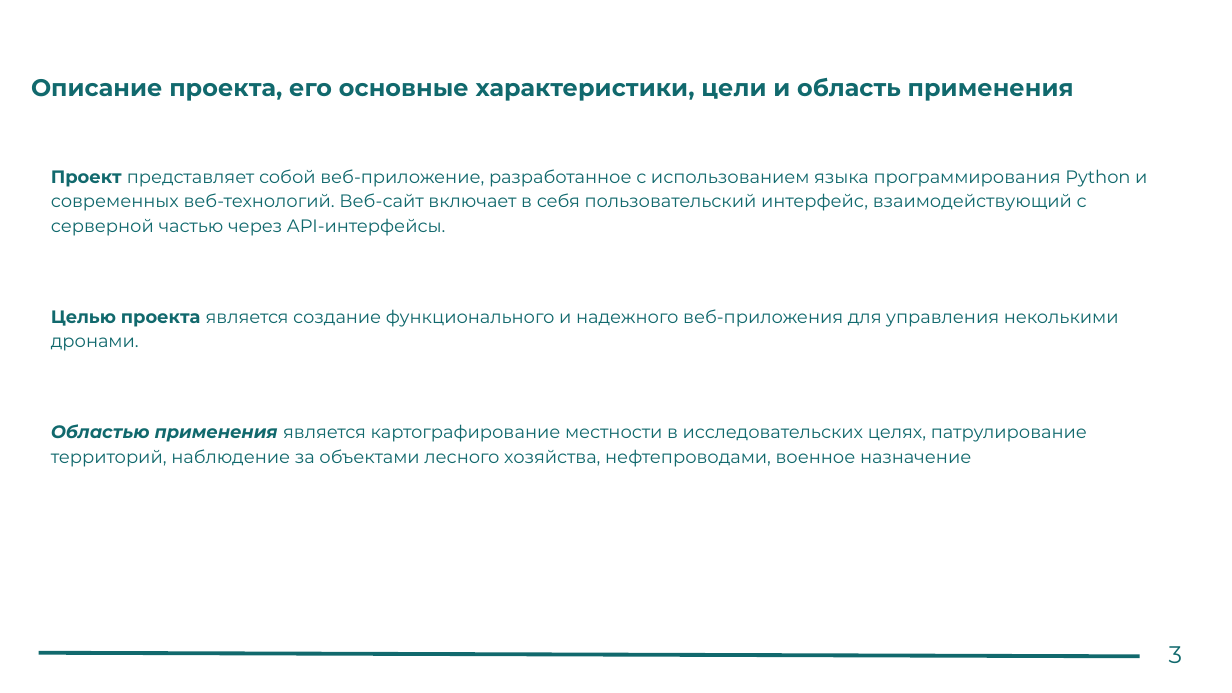
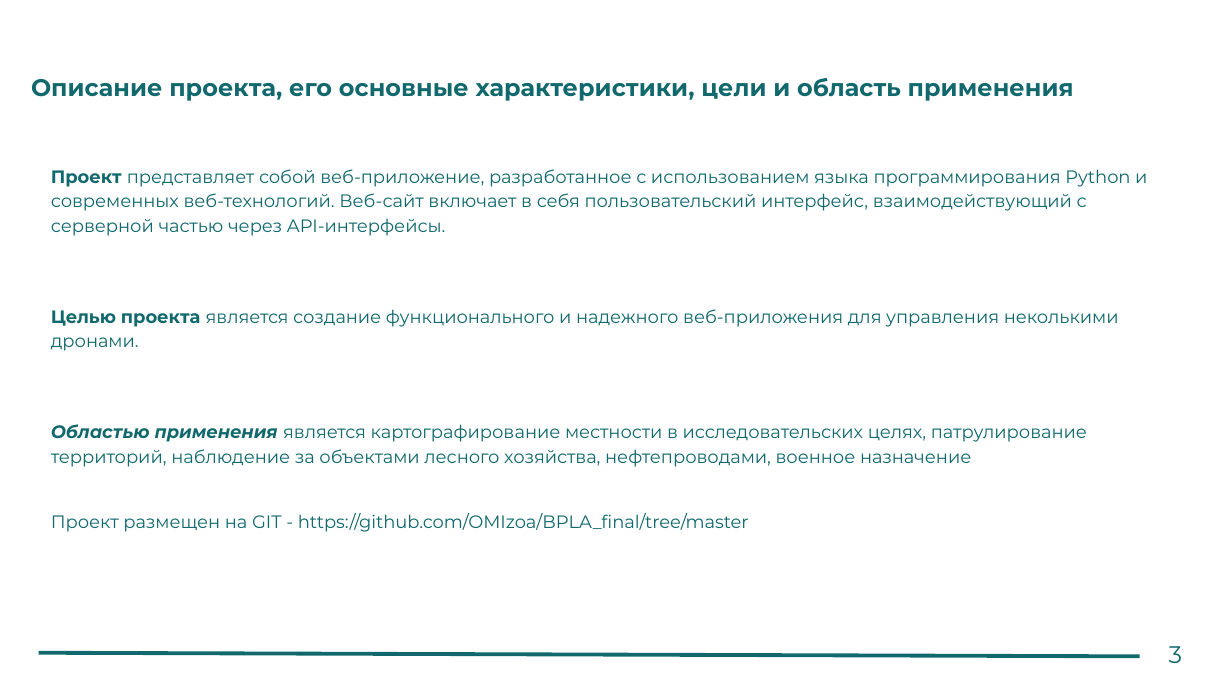
Before and after one commit to OMIzoa/BPLA_final, a slide deck: slide 3 of Python_разработка_для_БПЛА_паттерны_проектирования,_API_интерфейсы+(6).pptx. Drawn at 1232x693 pixels with LibreOffice and Linux fonts; fonts in the diff are those of the drawing. Boxes give left, top, right and bottom in pixels: in the first picture for what was removed or moved away, otherwise in the second. Text is boxed around its words. In the diff, an @@ line names an element or a change of style, - is before the commit and + after.

```diff
--- a/Python_разработка_для_БПЛА_паттерны_проектирования,_API_интерфейсы+(6).pptx
+++ b/Python_разработка_для_БПЛА_паттерны_проектирования,_API_интерфейсы+(6).pptx
@@ text at (51,513,749,532): paragraph added @@
+Проект размещен на GIT - https://github.com/OMIzoa/BPLA_final/tree/master
```
Also in this commit, not shown: 1 other slide changed.
